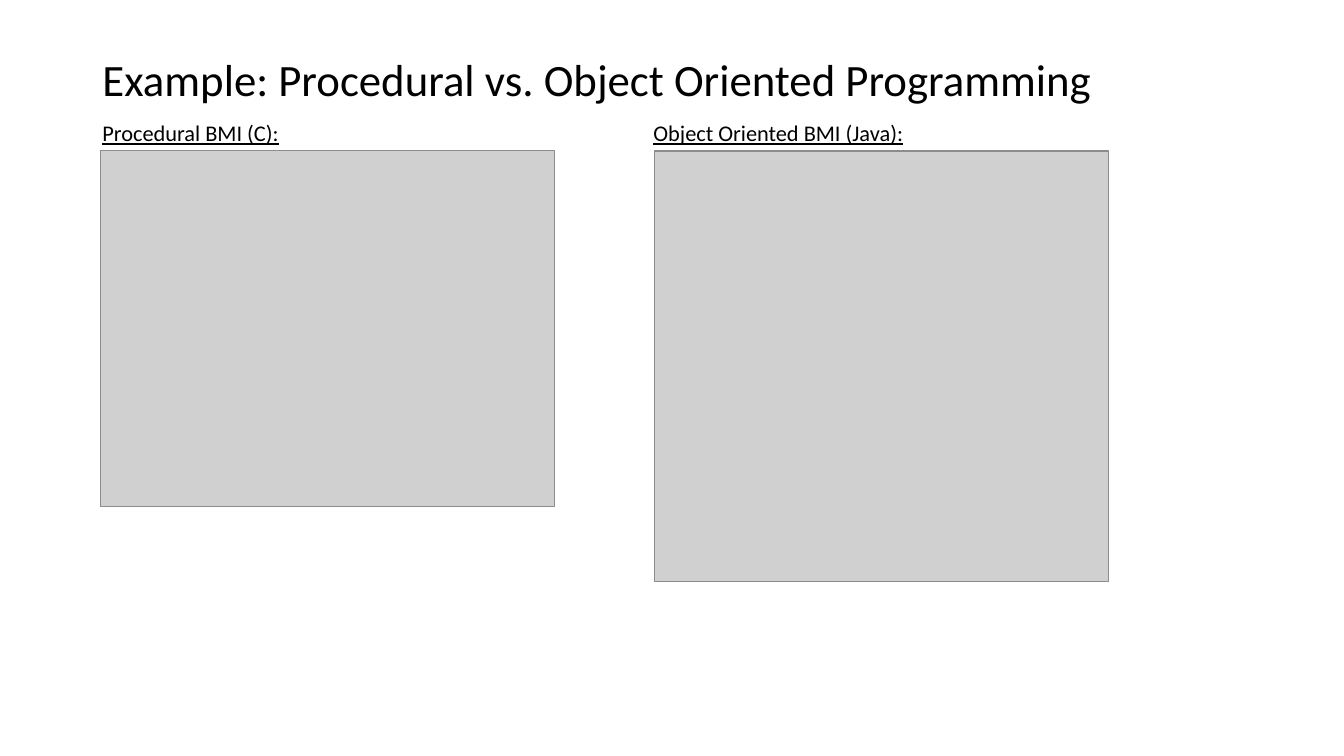
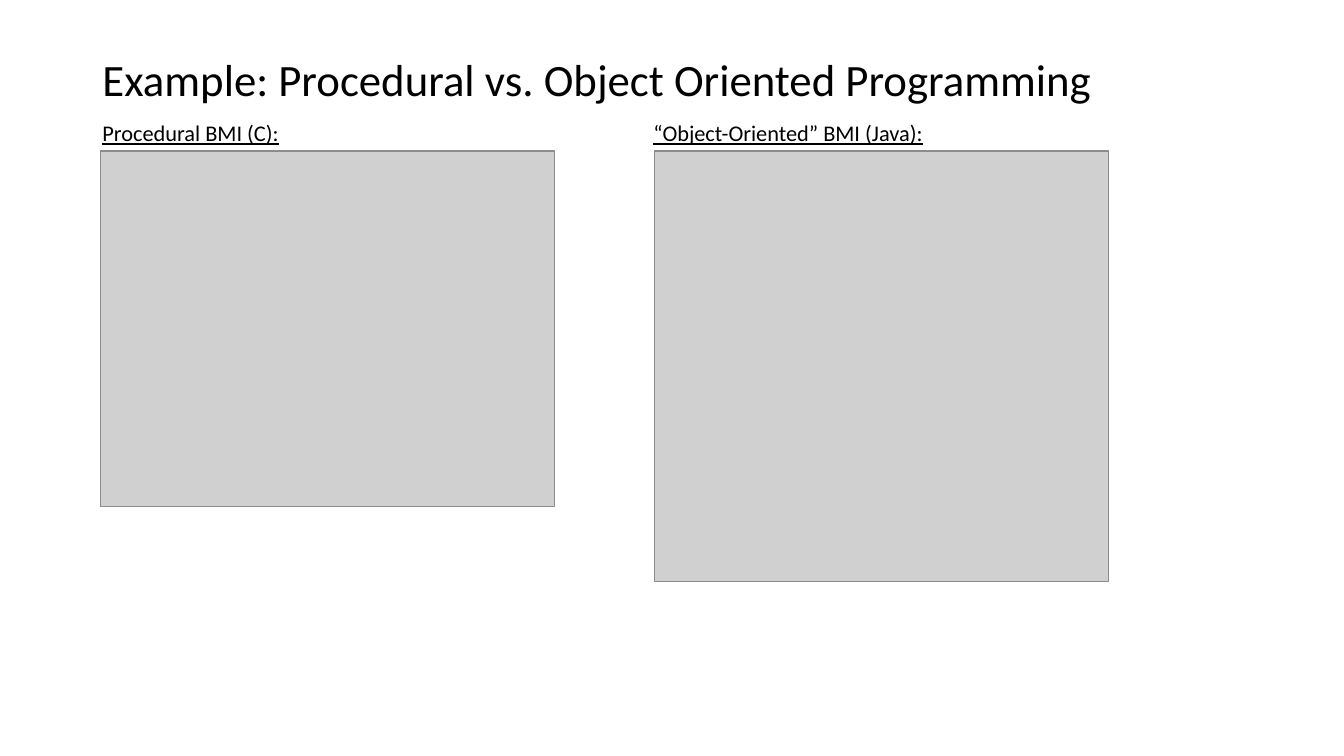
Before and after one commit to EricJPogue/www-epogue-info, a slide deck: slide 7 of CPSC-24500/Week01/2016SpringW01Slides.pptx (slide 6 before the commit). Drawn at 1344x756 pixels with LibreOffice and Linux fonts; fonts in the diff are those of the drawing; grey boxes stand for pictures. Boxes give left, top, right and bottom in pixels: in the first picture for what was removed or moved away, otherwise in the second. Text is boxed around its words. In the diff, an @@ line names an element or a change of style, - is before the commit and + after.

```diff
--- a/CPSC-24500/Week01/2016SpringW01Slides.pptx
+++ b/CPSC-24500/Week01/2016SpringW01Slides.pptx
@@ text at [653,125,922,145]: text changed @@
-Object Oriented BMI (Java):
+“Object-Oriented” BMI (Java):
```
Also in this commit, not shown: 16 other slides changed, 16 slides added, 2 slides removed, 5 other files.
